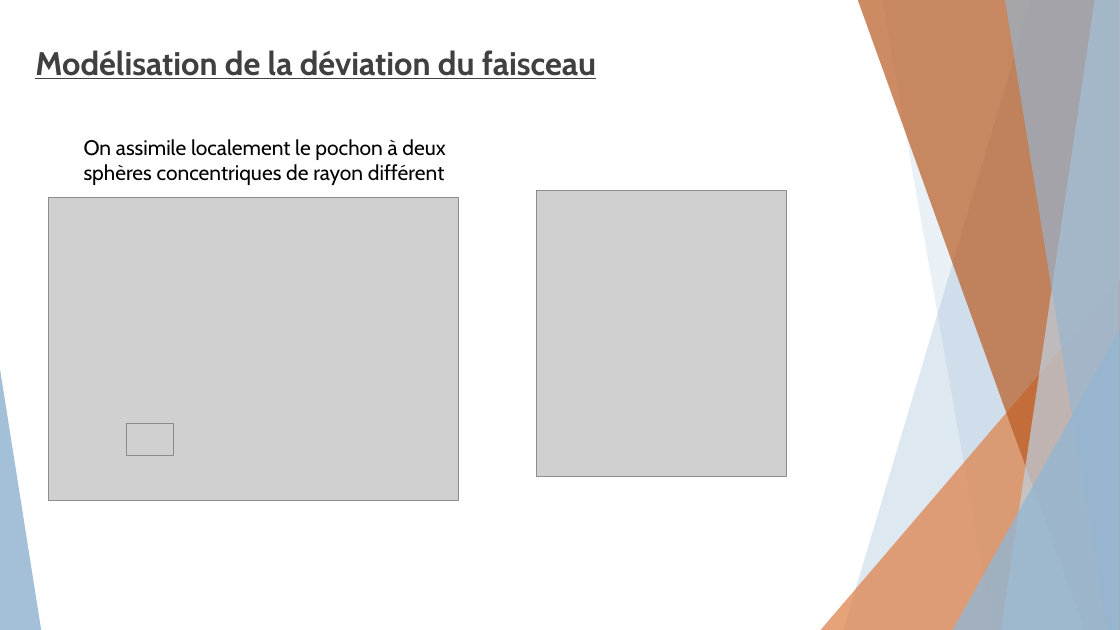
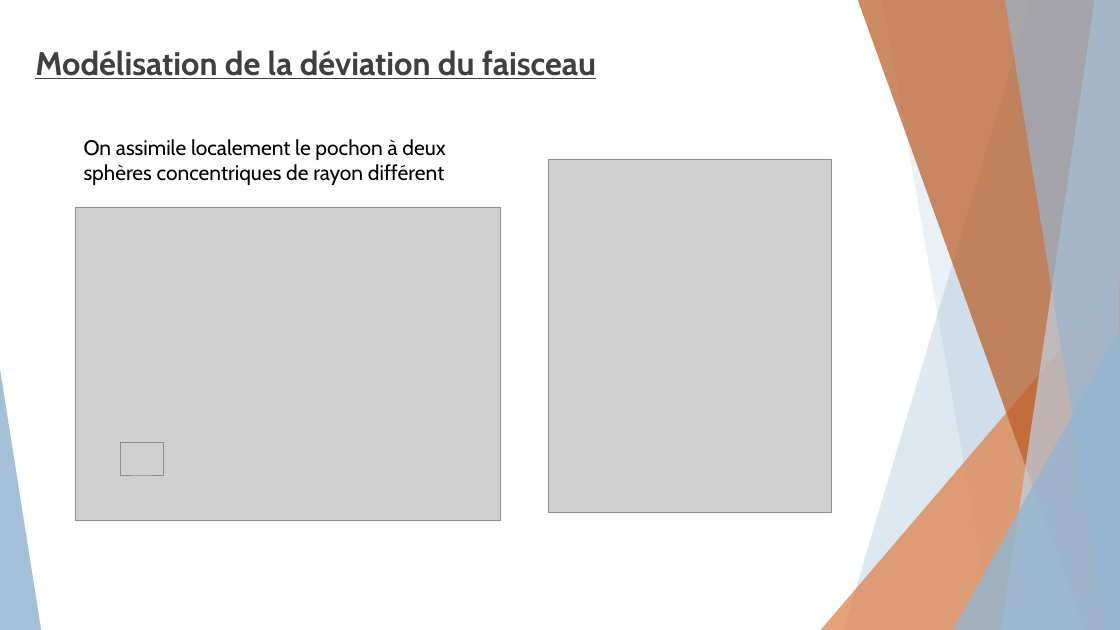
Before and after one commit to Lucas-brb/TIPE-2022, a slide deck: slide 14 of Présentation/Mesure des défauts de l'oeil v3.pptx. Drawn at 1120x630 pixels with LibreOffice and Linux fonts; fonts in the diff are those of the drawing; grey boxes stand for pictures. Boxes give left, top, right and bottom in pixels: in the first picture for what was removed or moved away, otherwise in the second. Text is boxed around its words. In the diff, an @@ line names an element or a change of style, - is before the commit and + after.

```diff
--- a/Présentation/Mesure des défauts de l'oeil v3.pptx
+++ b/Présentation/Mesure des défauts de l'oeil v3.pptx
@@ picture: place and size @@
-picture at (536, 191, 786, 477)
+picture at (549, 160, 832, 513)
@@ picture: place and size @@
-picture at (49, 197, 459, 500)
+picture at (76, 207, 501, 520)
@@ picture: place and size @@
-picture at (126, 423, 173, 456)
+picture at (120, 443, 164, 476)
```
Also in this commit, not shown: 5 other slides changed.
